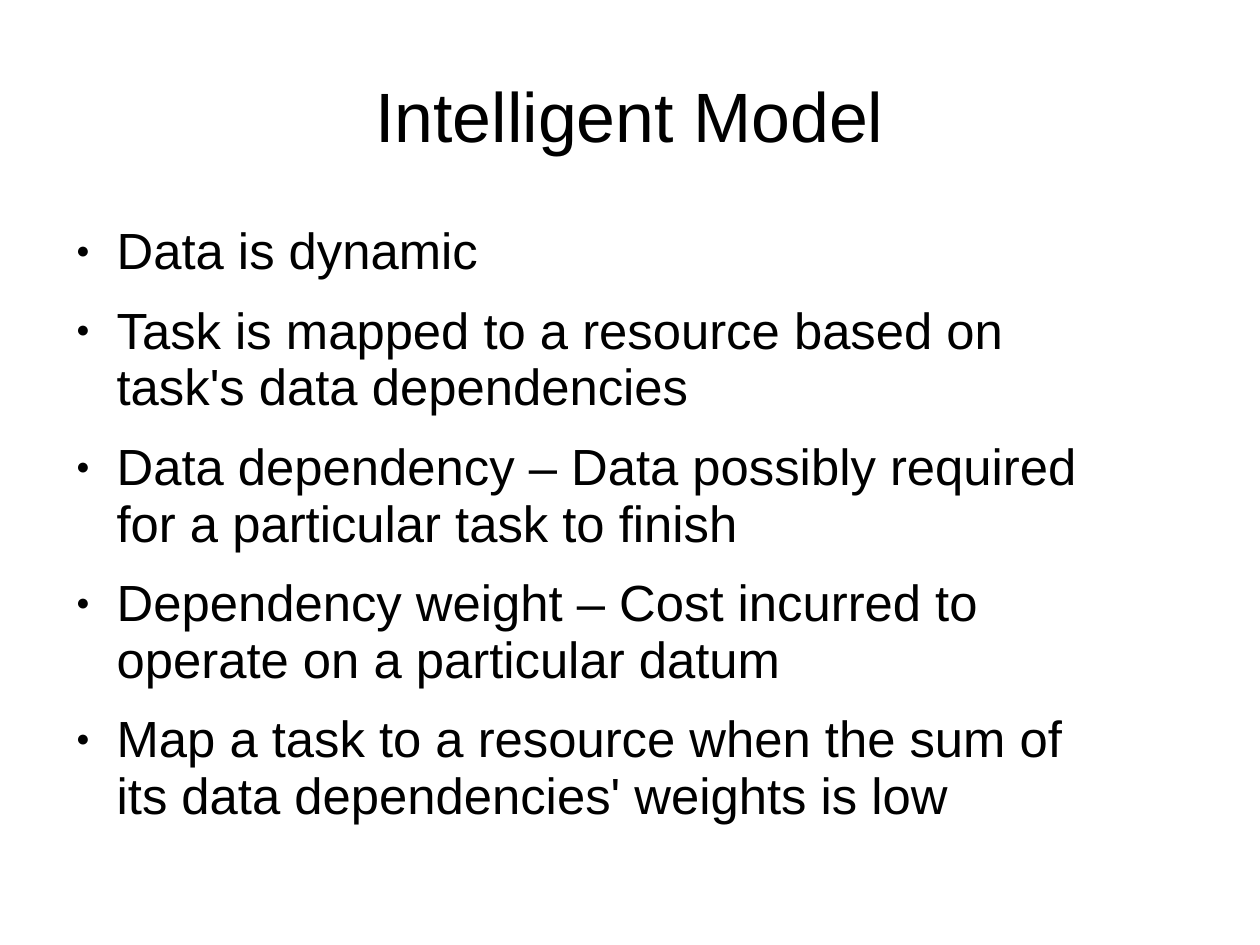
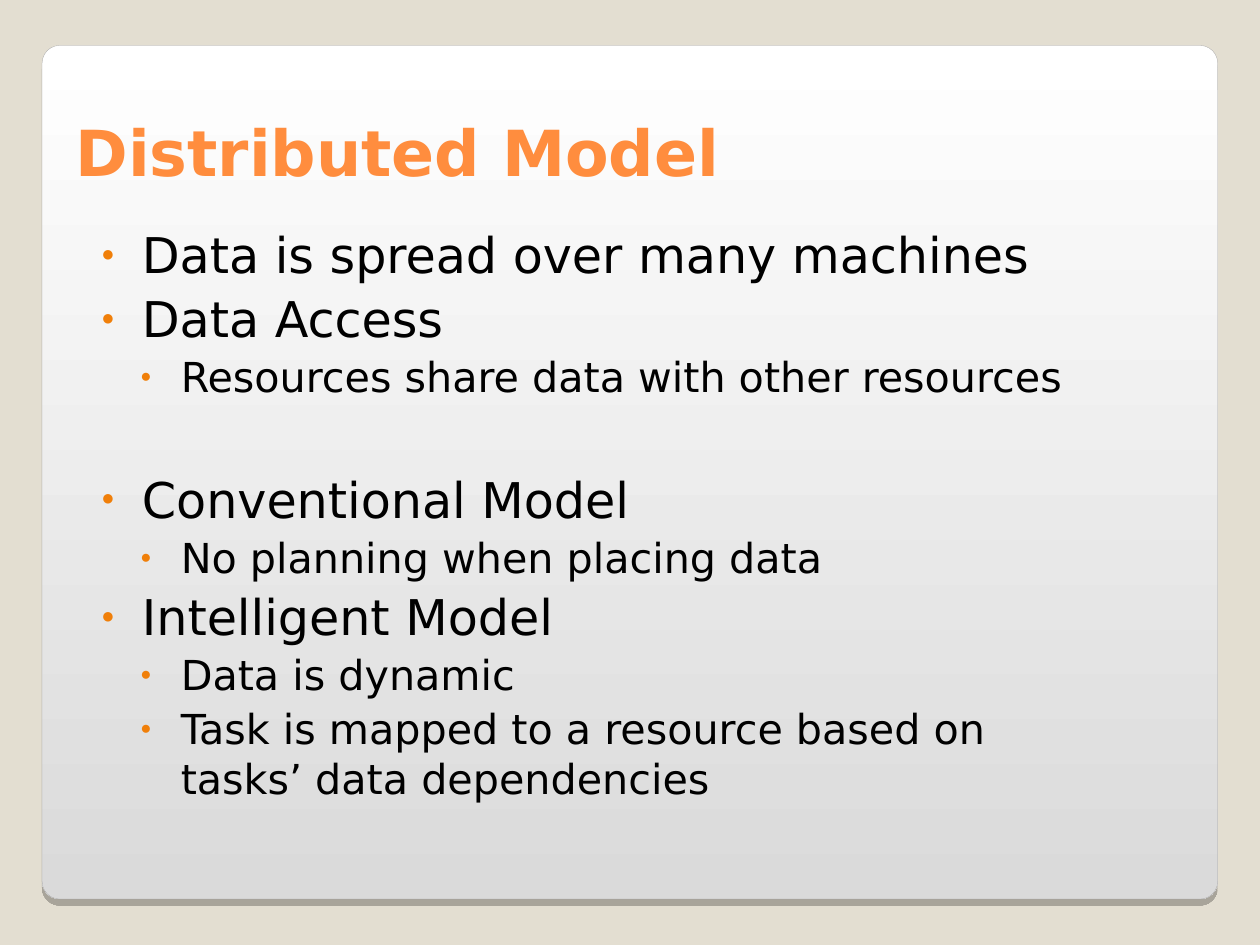
Before and after one commit to saga-project/saga-cpp-legacy-projects, a slide deck: slide 3 of papers/data_intensive/eScience09/RoyalSocietyPresentation.ppt (slide 2 before the commit). Drawn at 1260x945 pixels with LibreOffice and Linux fonts; fonts in the diff are those of the drawing; background and template pictures are left out. Boxes give left, top, right and bottom in pixels: in the first picture for what was removed or moved away, otherwise in the second. Text is boxed around its words. In the diff, an @@ line names an element or a change of style, - is before the commit and + after.

```diff
--- a/papers/data_intensive/eScience09/RoyalSocietyPresentation.ppt
+++ b/papers/data_intensive/eScience09/RoyalSocietyPresentation.ppt
@@ background #FFFFFF to #E3DED1 @@
@@ rounded rectangle added at <box>42,46,1219,900</box>, fill gradient #FFFFFF to #DADADA, outline #A4A3A3 0.17 pt @@
@@ title "Distributed Model" at <box>75,127,719,177</box>: vertical alignment middle to bottom @@
@@ title at <box>75,127,719,177</box>: text changed; size 44 to 40 pt; font Arial to DejaVu Sans; text colour #000000 to #FF8D3E; bold on @@
-Intelligent Model
+Distributed Model
@@ text at <box>142,235,1062,646</box>: paragraphs added @@
+● Data is spread over many machines
+● Data Access
+  ● Resources share data with other resources
+● Conventional Model
+  ● No planning when placing data
+● Intelligent Model
@@ text at <box>181,658,514,699</box>: size 32 to 26 pt, font Arial to DejaVu Sans in "Data is dynamic"; list level 1 to 2 in "Data is dynamic"; line spacing 0.93 to 1; bullet colour #000000 to #F07F09 @@
@@ text at <box>181,712,985,803</box>: text changed; size 32 to 26 pt; font Arial to DejaVu Sans @@
-● Task is mapped to a resource based on task's data dependencies
-● Data dependency – Data possibly required for a particular task to finish
-● Dependency weight – Cost incurred to operate on a particular datum
-● Map a task to a resource when the sum of its data dependencies' weights is low
+  ● Task is mapped to a resource based on tasks’ data dependencies
```
Also in this commit, not shown: 7 other slides changed, 6 slides added, 1 slide removed.
